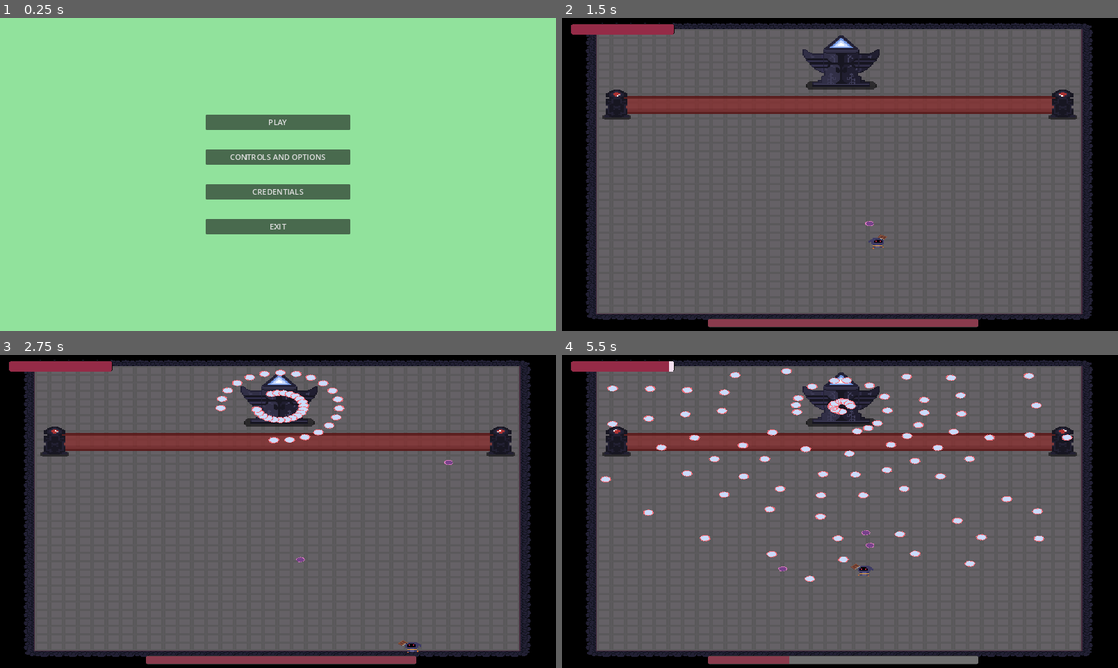
Above: before the commit, frames 1-4 (two rows, left to right).
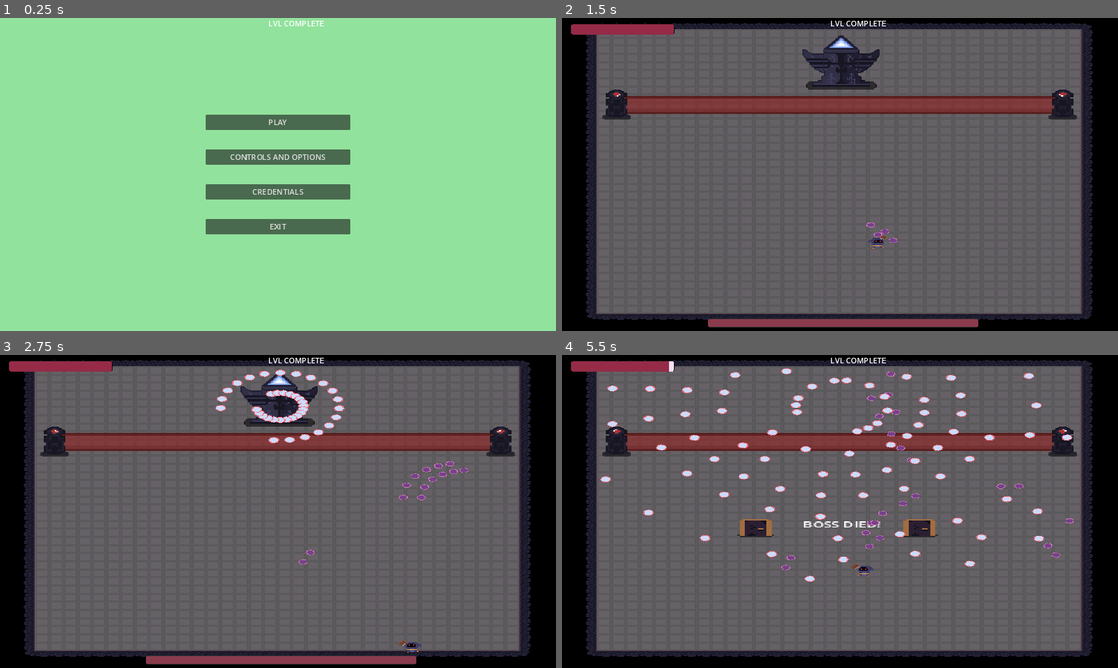
Above: after the commit, the same moments.

Repository: Arssin/Bullet_Hell_Jam
Game: Godot game, scene res://scenes/main_scene.tscn
Same seed, same stepped clock (60 frames per second), same inputs: the game is played once before the commit and once after it.
Inputs (mouse positions are in pixels of both pictures, inside the frame that each line leads up to):
- Up to frame 1 (0.25 s): no input
- Up to frame 2 (1.5 s): click "PLAY" at 0.5 s; move the mouse to (962, 158) at 1.27 s; press the mouse at (962, 158) at 1.28 s; hold D (move_right) from 1.28 s (still down)
- Up to frame 3 (2.75 s): move the mouse to (166, 527) at 2.02 s; release D (move_right) at 2.03 s; release the mouse at (166, 527) at 2.03 s; hold S (move_down) from 2.03 s (still down); click (166, 527) at 2.1 s
- Up to frame 4 (5.5 s): move the mouse to (895, 442) at 2.77 s; release S (move_down) at 2.78 s; press the mouse at (895, 442) at 2.78 s; hold D (move_right) 2.78-3.53 s; tap Space (dash) at 2.85 s; move the mouse to (812, 574) at 3.52 s; release the mouse at (812, 574) at 3.53 s; hold W (move_up) 3.53-4.28 s; tap E (player_action) at 3.6 s; click (812, 574) at 3.8 s; move the mouse to (1006, 558) at 4.27 s; press the mouse at (1006, 558) at 4.28 s; hold Left (move_left) from 4.28 s (still down); move the mouse to (673, 464) at 5.02 s; release the mouse at (673, 464) at 5.03 s; click (673, 464) at 5.1 s

The runs differ from the first frame. In frame 1, less than 0.1% of the frame differs, in the area x 48-59%, y 0-3%; in frame 2, 0.2%; in frame 3, 0.4%; in frame 4, 4.0%, in the area x 26-92%, y 0-99%.

Commit message:
bullet 3

Diff:
--- a/scenes/doors.tscn
+++ b/scenes/doors.tscn
@@ -83,6 +83,7 @@
 [node name="DoorsRewards" parent="." instance=ExtResource("3_og0nf")]
 unique_name_in_owner = true
 visible = false
+z_index = 2
 offset_left = -60.6667
 offset_top = -71.3333
 offset_right = 241.333
--- a/scenes/main_scene.tscn
+++ b/scenes/main_scene.tscn
@@ -10,6 +10,24 @@
 grow_horizontal = 2
 grow_vertical = 2
 script = ExtResource("1_vrhdb")
+
+[node name="CanvasLayer" type="CanvasLayer" parent="."]
+
+[node name="HUD" type="Control" parent="CanvasLayer"]
+layout_mode = 3
+anchors_preset = 5
+anchor_left = 0.5
+anchor_right = 0.5
+offset_left = -20.0
+offset_right = 108.0
+offset_bottom = 40.0
+grow_horizontal = 2
+
+[node name="LVL complete" type="Label" parent="CanvasLayer/HUD"]
+layout_mode = 0
+offset_right = 40.0
+offset_bottom = 23.0
+text = "LVL COMPLETE"
 
 [node name="Menu" type="Control" parent="."]
 unique_name_in_owner = true
--- a/scenes/player.gd
+++ b/scenes/player.gd
@@ -26,10 +26,17 @@
 	PlayerGlobals.player_dead.connect(_player_death)
 	animation_player.play("Idle")
 
+func _process(delta: float) -> void:
+	if Input.is_action_just_pressed("attack") && player_can_attack or Input.is_action_pressed("attack") && player_can_attack:
+		attack_spawn()
+		$PlayerAttack.start()
+		player_can_attack = false
+
 
 func _physics_process(delta: float) -> void:
 	var position_mouse_x = get_global_mouse_position().x
 	$WeaponMarker.look_at(get_global_mouse_position())
+
 
 	if position_mouse_x < global_position.x:
 		sprite_2d.flip_h = true
@@ -65,12 +72,6 @@
 
 func _input(event: InputEvent) -> void:
 	var input_direction = Input.get_vector("move_left","move_right","move_up", "move_down")
-
-	if Input.is_action_just_pressed("attack") && player_can_attack:
-		attack_spawn()
-		$PlayerAttack.start()
-		player_can_attack = false
-
 
 	if input_direction:
 		animation_player.play("Run")
@@ -119,15 +120,22 @@
 
 
 var new_pattern: PatternLine = PatternLine.new()
-
+var pattern_two : PatternOne = PatternOne.new()
 
 func attack_spawn():
 	new_pattern.offset = Vector2i(0,0)
 	new_pattern.bullet = "2"
-	new_pattern.nbr = 1
-	new_pattern.forced_lookat_mouse = true
-	new_pattern.forced_pattern_lookat = false
+	new_pattern.nbr = 20
+	#new_pattern.forced_pattern_lookat = true
 	new_pattern.forced_target = NodePath("../../WeaponMarker/Target")
 	Spawning.new_pattern("pattern_id", new_pattern)
 
-	Spawning.spawn({"position": $WeaponMarker/FromTarget.global_position, "rotation": 0}, "pattern_id", "player")
+	Spawning.spawn({"position": $WeaponMarker/FromTarget.global_position, "rotation": $WeaponMarker.rotation}, "pattern_id", "player")
+
+	pattern_two.bullet = "111"
+	pattern_two.nbr = 20
+	#pattern_two.forced_pattern_lookat = true
+	pattern_two.forced_target = NodePath("../../WeaponMarker/Target/Target2")
+	Spawning.new_pattern("pattern_ids", pattern_two)
+
+	Spawning.spawn({"position": $WeaponMarker/FromTarget2.global_position, "rotation": $WeaponMarker.rotation}, "pattern_ids", "player")
--- a/scenes/player.tscn
+++ b/scenes/player.tscn
@@ -73,11 +73,11 @@
 
 [sub_resource type="Curve" id="Curve_xxuw0"]
 
-[sub_resource type="Resource" id="Resource_mjnsy"]
+[sub_resource type="Resource" id="Resource_mk06j"]
 script = ExtResource("8_koayw")
-ID = "pattern_id"
+ID = ""
 texture = "Player_bullet"
-collision = ""
+collision = "Player_bullet"
 SFX = ""
 tex_scale = 1.0
 tex_skew = 0.0
@@ -86,9 +86,9 @@
 
 [sub_resource type="PackedDataContainer" id="PackedDataContainer_w2v28"]
 script = ExtResource("9_8hgsj")
-anim_idle = SubResource("Resource_mjnsy")
+anim_idle = SubResource("Resource_mk06j")
 anim_more = Array[ExtResource("8_koayw")]([])
-damage = 20.0
+damage = 1.0
 speed = 200.0
 scale = 1.0
 angle = 0.0004
@@ -100,7 +100,7 @@
 spec_trail_width = 0.0
 spec_trail_modulate = Color(1, 1, 1, 1)
 spec_rotating_speed = 0.0
-death_after_time = 10.0
+death_after_time = 30.0
 death_outside_box = Rect2(0, 0, 0, 0)
 death_from_collision = true
 a_direction_equation = ""
@@ -157,6 +157,94 @@
 r_scale_multi_iter_variation = Vector3(0, 0, 0)
 r_scale_multi_scale_variation = Vector3(0, 0, 0)
 
+[sub_resource type="Curve2D" id="Curve2D_64q14"]
+
+[sub_resource type="Curve" id="Curve_5g4xx"]
+
+[sub_resource type="Resource" id="Resource_jdq5y"]
+script = ExtResource("8_koayw")
+ID = "pattern_ids"
+texture = "Player_bullet"
+collision = ""
+SFX = ""
+tex_scale = 1.0
+tex_skew = 0.0
+
+[sub_resource type="Curve" id="Curve_co13e"]
+
+[sub_resource type="PackedDataContainer" id="PackedDataContainer_p6ill"]
+script = ExtResource("9_8hgsj")
+anim_idle = SubResource("Resource_jdq5y")
+anim_more = Array[ExtResource("8_koayw")]([])
+damage = 1.0
+speed = 200.0
+scale = 1.0
+angle = 0.0
+groups = PackedStringArray()
+spec_bounces = 0
+spec_no_collision = false
+spec_modulate_loop = 0.0
+spec_trail_length = 0.0
+spec_trail_width = 0.0
+spec_trail_modulate = Color(1, 1, 1, 1)
+spec_rotating_speed = 0.0
+death_after_time = 30.0
+death_outside_box = Rect2(0, 0, 0, 0)
+death_from_collision = true
+a_direction_equation = ""
+a_curve_movement = 0
+a_speed_multiplier = SubResource("Curve_5g4xx")
+a_speed_multi_iterations = 0
+a_speed_multi_scale = 0.0
+trigger_container = ""
+trigger_wait_for_shot = true
+homing_type = 0
+homing_target = NodePath("")
+homing_steer = 0.0
+homing_time_start = 0.0
+homing_duration = 999.0
+scale_multi_iterations = 0
+scale_multiplier = SubResource("Curve_co13e")
+scale_multi_scale = 1.0
+r_randomisation_chances = 1.0
+r_speed_choice = PackedFloat32Array()
+r_speed_variation = Vector3(0, 0, 0)
+r_scale_choice = PackedFloat32Array()
+r_scale_variation = Vector3(0, 0, 0)
+r_angle_choice = PackedFloat32Array()
+r_angle_variation = Vector3(0, 0, 0)
+r_group_choice = []
+r_bounce_choice = PackedInt32Array()
+r_bounce_variation = Vector3(0, 0, 0)
+r_no_coll_chances = 0.0
+r_modulate_variation = Vector3(0, 0, 0)
+r_trail_length_variation = Vector3(0, 0, 0)
+r_trail_color_variation = Vector3(0, 0, 0)
+r_rotating_variation = Vector3(0, 0, 0)
+r_death_after_choice = PackedFloat32Array()
+r_death_after_variation = Vector3(0, 0, 0)
+r_death_outside_chances = 0.0
+r_dir_equation_choice = PackedStringArray()
+r_curve_choice = []
+r_speed_multi_curve_choice = []
+r_speed_multi_iter_variation = Vector3(0, 0, 0)
+r_speed_multi_scale_variation = Vector3(0, 0, 0)
+r_trigger_choice = PackedStringArray()
+r_wait_for_shot_chances = 0.0
+r_homing_target_choice = []
+r_special_target_choice = PackedStringArray()
+r_group_target_choice = PackedStringArray()
+r_pos_target_choice = PackedVector2Array()
+r_steer_choice = PackedFloat32Array()
+r_steer_variation = Vector3(0, 0, 0)
+r_homing_delay_choice = PackedFloat32Array()
+r_homing_delay_variation = Vector3(0, 0, 0)
+r_homing_dur_choice = PackedFloat32Array()
+r_homing_dur_variation = Vector3(0, 0, 0)
+r_scale_multi_curve_choice = []
+r_scale_multi_iter_variation = Vector3(0, 0, 0)
+r_scale_multi_scale_variation = Vector3(0, 0, 0)
+
 [node name="Player" type="CharacterBody2D" groups=["Player"]]
 z_index = 1
 scale = Vector2(1.4, 1.4)
@@ -185,6 +273,12 @@
 
 [node name="FromTarget" type="Marker2D" parent="WeaponMarker"]
 position = Vector2(6.66667, -5.96046e-08)
+
+[node name="FromTarget2" type="Marker2D" parent="WeaponMarker"]
+position = Vector2(6.659, 12.805)
+
+[node name="Target2" type="Marker2D" parent="WeaponMarker"]
+position = Vector2(8.662, 12.805)
 
 [node name="Target" type="Marker2D" parent="WeaponMarker"]
 position = Vector2(8.66667, -7.94729e-08)
@@ -240,6 +334,12 @@
 id = "2"
 props = SubResource("PackedDataContainer_w2v28")
 
+[node name="BulletPattern2" type="Path2D" parent="Shoot"]
+curve = SubResource("Curve2D_64q14")
+script = ExtResource("8_5671t")
+id = "111"
+props = SubResource("PackedDataContainer_p6ill")
+
 [connection signal="timeout" from="PlayerAttack" to="." method="_on_player_attack_timeout"]
 [connection signal="timeout" from="GhostTimer" to="." method="_on_ghost_timer_timeout"]
 [connection signal="timeout" from="DashCd" to="." method="_on_dash_cd_timeout"]
Not shown: 1 places in scenes/player.tscn that only renumber resources
